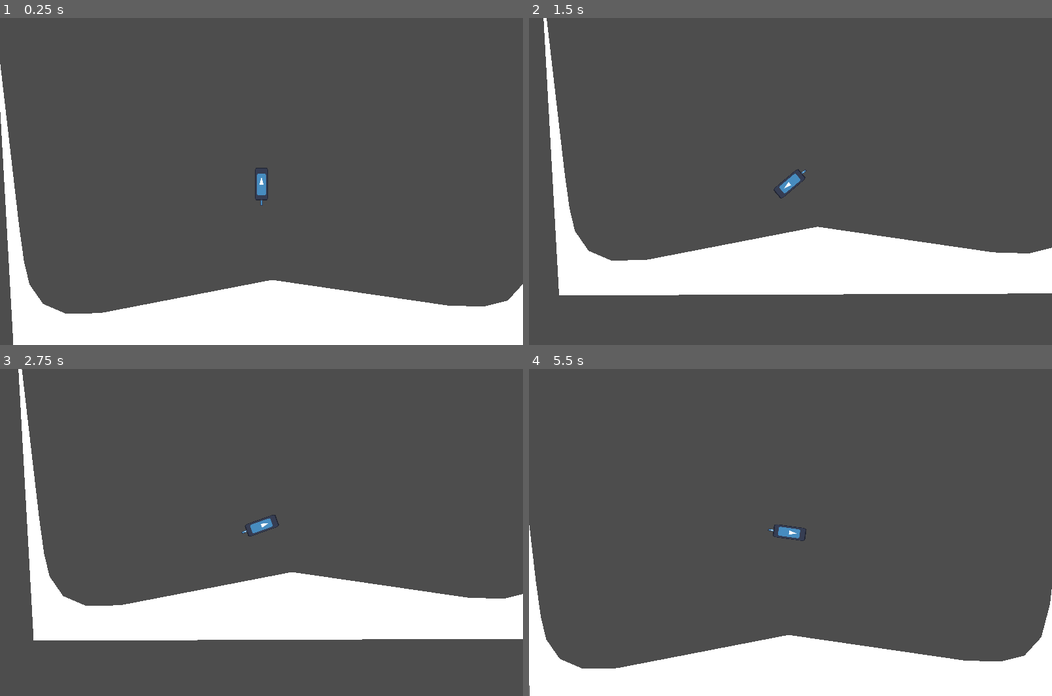
Above: before the commit, frames 1-4 (two rows, left to right).
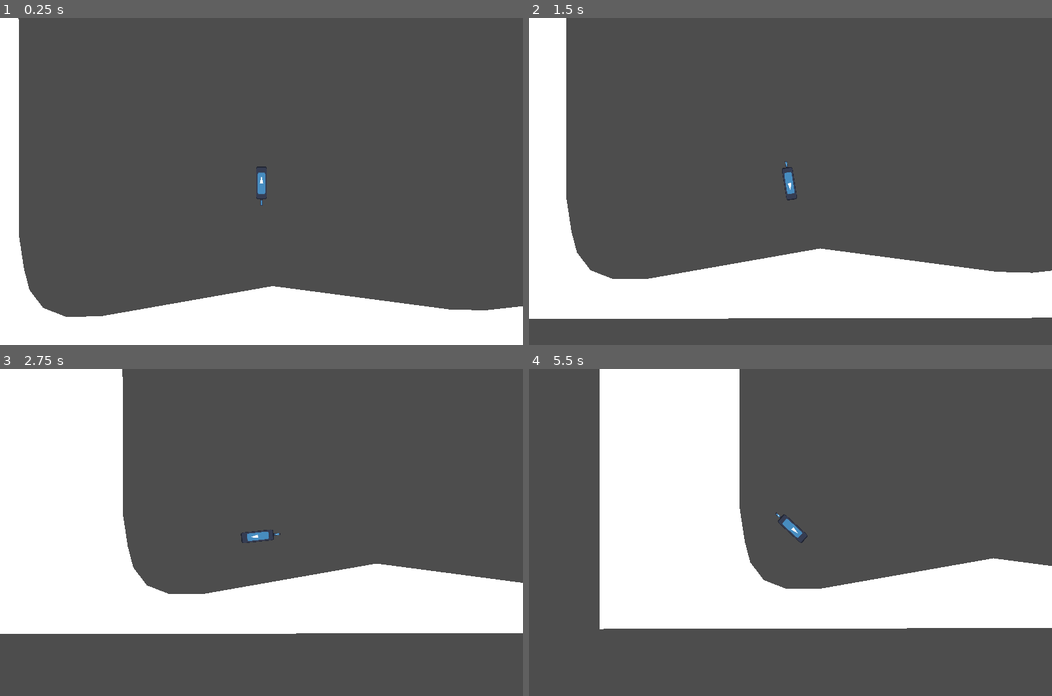
Above: after the commit, the same moments.

Repository: jarsnow/pogo_godot
Game: Godot game, scene res://scenes/main.tscn
The game is run twice, just before and just after one commit, with the same random seed, the same clock (stepped at 60 frames per second) and the same inputs. The engine's default icon, where the game draws it, is replaced by a stand-in: a white triangle on a blue panel in a dark square.
Inputs:
- Up to frame 1 (0.25 s): no input
- Up to frame 2 (1.5 s): hold D (turn_clockwise) 0.53-1.28 s; tap Space (jump) at 0.77 s; tap A (turn_counterclockwise) at 1.35 s
- Up to frame 3 (2.75 s): tap Space (jump) at 1.52 s; hold D (turn_clockwise) from 2.03 s (still down)
- Up to frame 4 (5.5 s): release D (turn_clockwise) at 2.78 s; tap A (turn_counterclockwise) at 2.85, 4.35 s; tap Space (jump) at 3.02, 3.77, 4.52 s; hold D (turn_clockwise) 3.53-4.28 s; tap R (reset) at 4.15 s; hold D (turn_clockwise) from 5.03 s (still down)

The runs differ from the first frame. In frame 1, 3.9% of the frame differs, in the area x 0-100%, y 0-100%; in frame 2, 18%; in frame 3, 21%; in frame 4, 46%.

Commit message:
changed map and other changes

Diff:
--- a/scenes/collision_map.tscn
+++ b/scenes/collision_map.tscn
@@ -5,8 +5,9 @@
 [node name="CollisionMap" type="Node2D"]
 
 [node name="MapPolygon" type="Polygon2D" parent="."]
-position = Vector2(10, 10)
-polygon = PackedVector2Array(-15, 617, 992, 613, 987, 6, 939, 434, 923, 495, 892, 529, 848, 540, 782, 538, 459, 491, 144, 552, 81, 553, 39, 535, 14, 499, 4, 457, -5, 392, -49, 13)
+position = Vector2(10.1412, 65.5401)
+scale = Vector2(1.00288, 0.909984)
+polygon = PackedVector2Array(-261.388, 633.484, 3447.92, 624.692, 3069.01, 457.656, 2363.05, 500.514, 1423.76, 468.646, 848, 540, 782, 538, 459, 491, 144, 552, 81, 553, 39, 535, 14, 499, 4, 457, -5, 392, -8.11782, -1087.43, -261.388, -1086.33)
 script = ExtResource("1_niyk4")
 
 [node name="StaticBody2D" type="StaticBody2D" parent="MapPolygon"]
--- a/scenes/player.tscn
+++ b/scenes/player.tscn
@@ -4,7 +4,7 @@
 [ext_resource type="Texture2D" uid="uid://78idod2x4s4x" path="res://assets/icon.svg" id="2_xhjof"]
 
 [sub_resource type="CapsuleShape2D" id="CapsuleShape2D_d851h"]
-radius = 6.0
+radius = 3.5
 
 [sub_resource type="CapsuleShape2D" id="CapsuleShape2D_qg2lq"]
 radius = 1.0
@@ -21,12 +21,13 @@
 rotation_power = 25000
 
 [node name="BodyHitbox" type="CollisionShape2D" parent="."]
+position = Vector2(0, -2)
 scale = Vector2(2, 2)
 shape = SubResource("CapsuleShape2D_d851h")
 
 [node name="Sprite2D" type="Sprite2D" parent="BodyHitbox"]
-position = Vector2(7.62939e-06, 0.0468803)
-scale = Vector2(0.09375, 0.235107)
+position = Vector2(2.38419e-07, -2.98023e-08)
+scale = Vector2(0.078125, 0.235107)
 texture = ExtResource("2_xhjof")
 region_rect = Rect2(0, 0, 128, 128)
 
--- a/scripts/player.gd
+++ b/scripts/player.gd
@@ -131,25 +131,27 @@
 	# sometimes the player will hit the ground again before the bonk cooldown is over
 	# when the timer has just ended, check if the player is on the ground
 	# if so, bonk the player
-	if $BonkCooldown.is_stopped() and currently_colliding_ground and !grounded:
-		bonk()
+	#if $BonkCooldown.is_stopped() and currently_colliding_ground and !grounded:
+		#bonk()
 
 
 func handle_grounded_change(colliding_shape:String, is_jump=false):
 
 	# normal bonk (was in air and then body hit the ground)
 	if (currently_colliding_ground and !grounded and colliding_shape == "body"):
+		#print("normal bonk")
 		bonk()
 		return
 
 	# grounded bonk (was grounded / charging a jump and then the body hit the ground)
 	if (grounded and (colliding_shape == "body")):
+		#print("grounded bonk")
 		bonk()
 		return
 
-	# go from ungrounded to grounded
-	# emit signal to attach player to the ground
-	if colliding_shape == "pogo":
+	# set a cooldown on attaching the player to the ground after bonking
+	#
+	if colliding_shape == "pogo" and $BonkCooldown.is_stopped():
 		ground()
 	else:
 		unground()
@@ -175,28 +177,35 @@
 	$AutoJumpTimer.stop()
 	$PlayerJumpTimer.stop()
 
-	#$PogoHitbox.set_deferred("disabled", false)
 	set_gravity_scale(0.7)
 
 	# change center of mass
 	set_center_of_mass($BodyHitbox.get_position())
 
-	# bounce the player off the ground
-
-	#last_touched_ground_normal = Vector2.ZERO
-
 	emit_signal("unground_player")
 
 # TODO: make bonk force scale with velocity before impact
-# TODO: set a slight cooldown for being able to bonk
 func bonk():
 	unground()
 
 	if $BonkCooldown.is_stopped():
-		const bonk_force = 300
-
-		# apply bonk force
+		const bonk_force = 350
+
+		# apply rotational force
+		const torque_mult = 1250
+		const torque_min = 5000
+
+		# rotate
+		var torque_power = -torque_mult * rotation
+
+		if(rotation > 0):
+			torque_power -= torque_min
+		else:
+			torque_power += torque_min
+
+		# apply force and torque
 		apply_central_impulse(bonk_force * last_touched_ground_normal)
+		apply_torque_impulse(torque_power)
 
 		$BonkCooldown.start()
 
